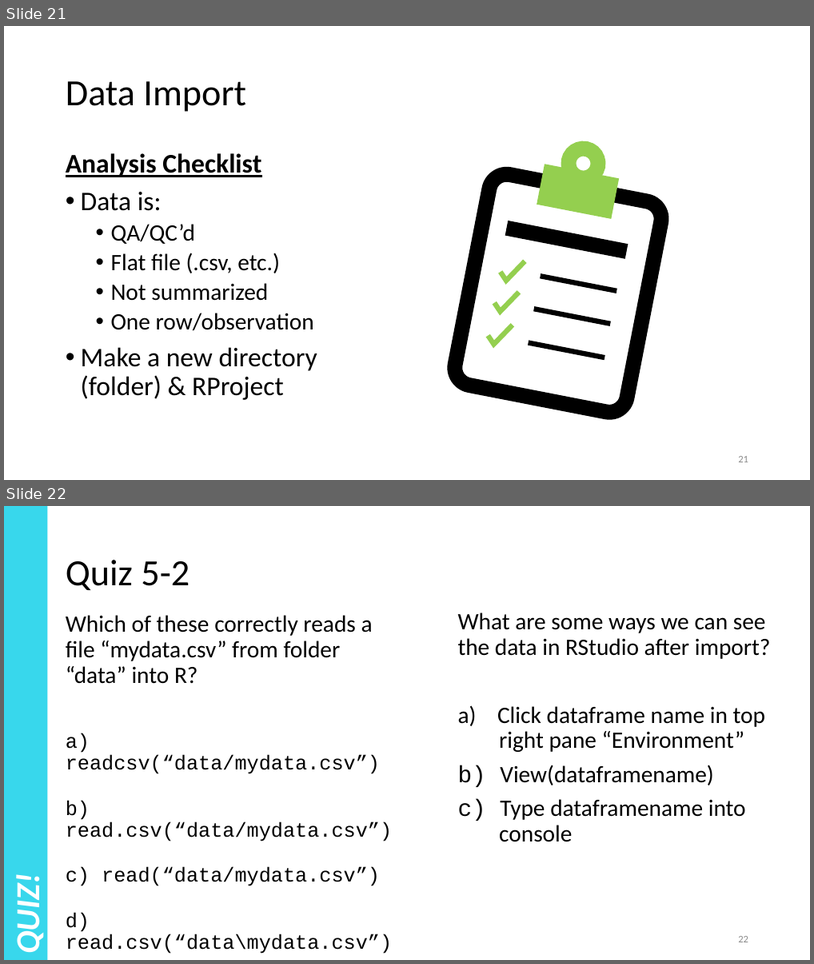
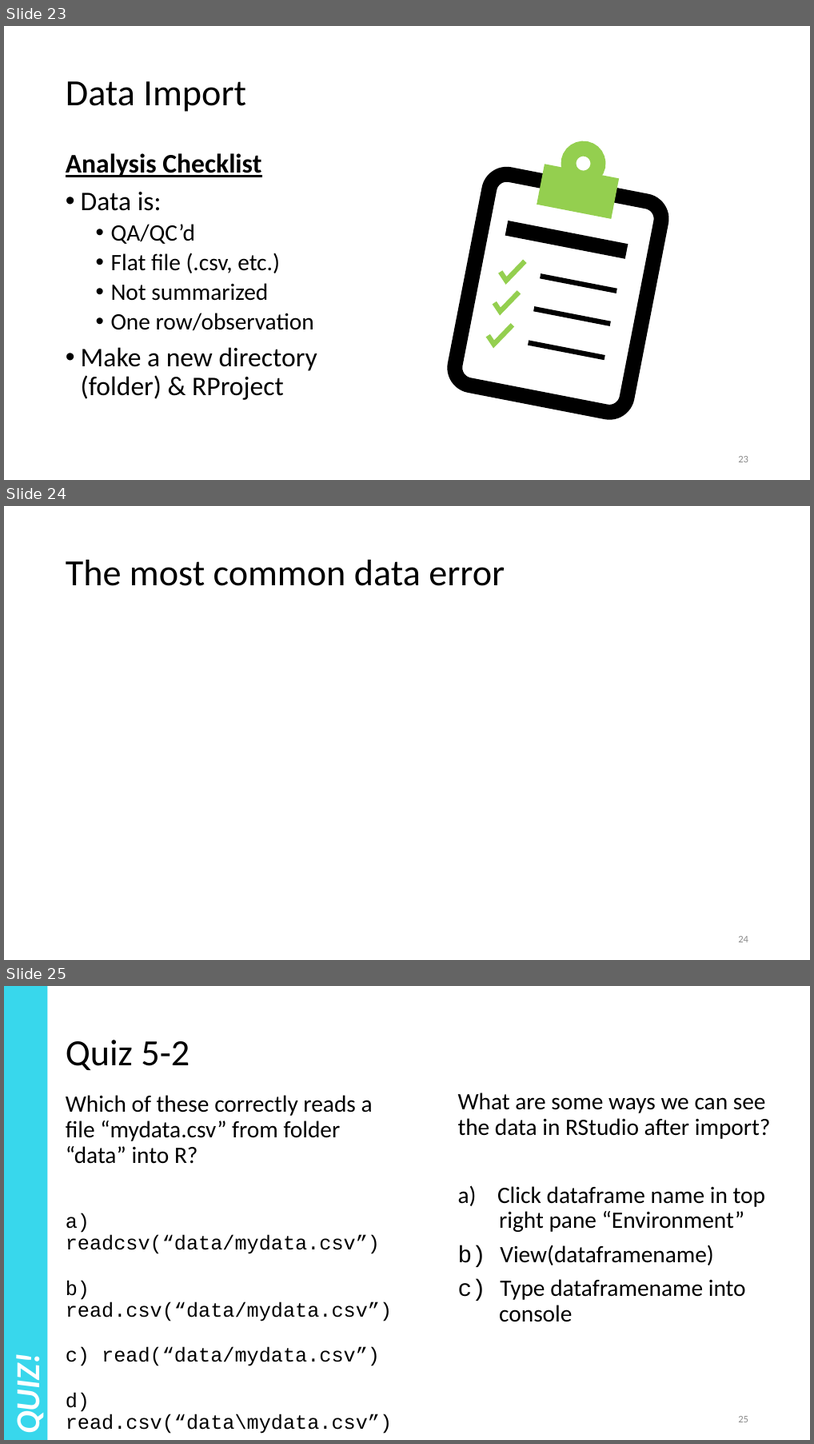
Before and after one commit to justinpriest/ADFG_R_Intro_Workshop, a slide deck: presentations/5 – Reading Real Data.pptx. Shown one above the other, each under a label of ours: slides 21 and 22 before the commit, slides 23, 24 and 25 after it. The pictures are 814x964 and 814x1444 pixels, drawn with LibreOffice and Linux fonts; fonts in the diff are those of the drawing. Boxes give left, top, right and bottom in pixels: in the first picture for what was removed or moved away, otherwise in the second. Text is boxed around its words. In the diff, an @@ line names an element or a change of style, - is before the commit and + after.

```diff
--- a/presentations/5 – Reading Real Data.pptx
+++ b/presentations/5 – Reading Real Data.pptx
@@ slide 24 added at (4, 506, 810, 960), background #FFFFFF @@
@@ title added at (66, 560, 505, 586), 44 pt, text #000000 @@
+The most common data error
@@ page number added at (738, 936, 749, 942), 12 pt, text #8C8C8C @@
+24
@@ what was slide 21 is now slide 23 @@
@@ page number at (738, 456, 749, 462): text changed @@
-21
+23
@@ what was slide 22 is now slide 25 @@
@@ page number at (738, 1416, 749, 1422): text changed @@
-22
+25
```
Also in this commit, not shown: 5 slides changed, 2 other slides added, 2 other files.
